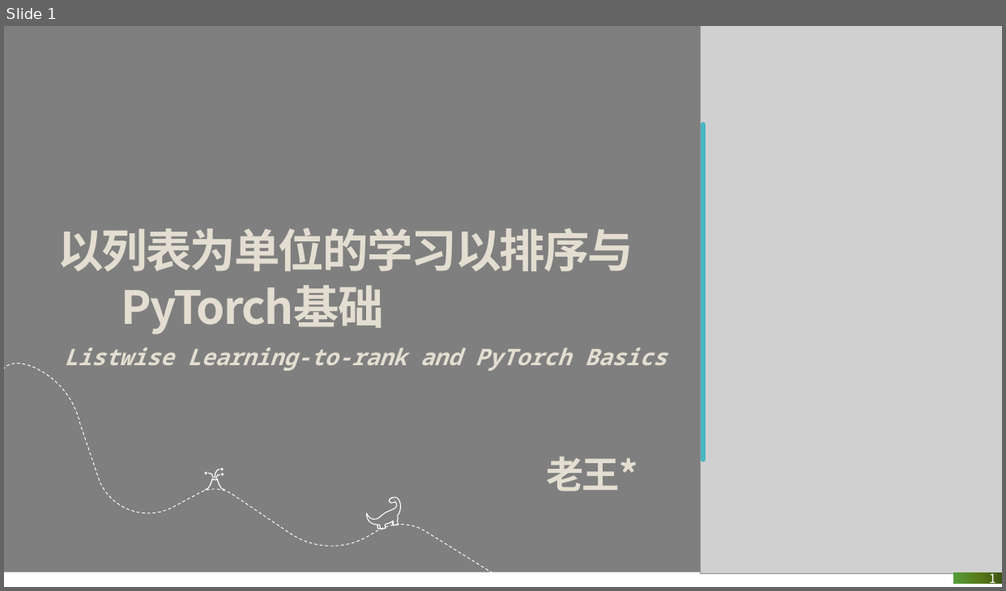
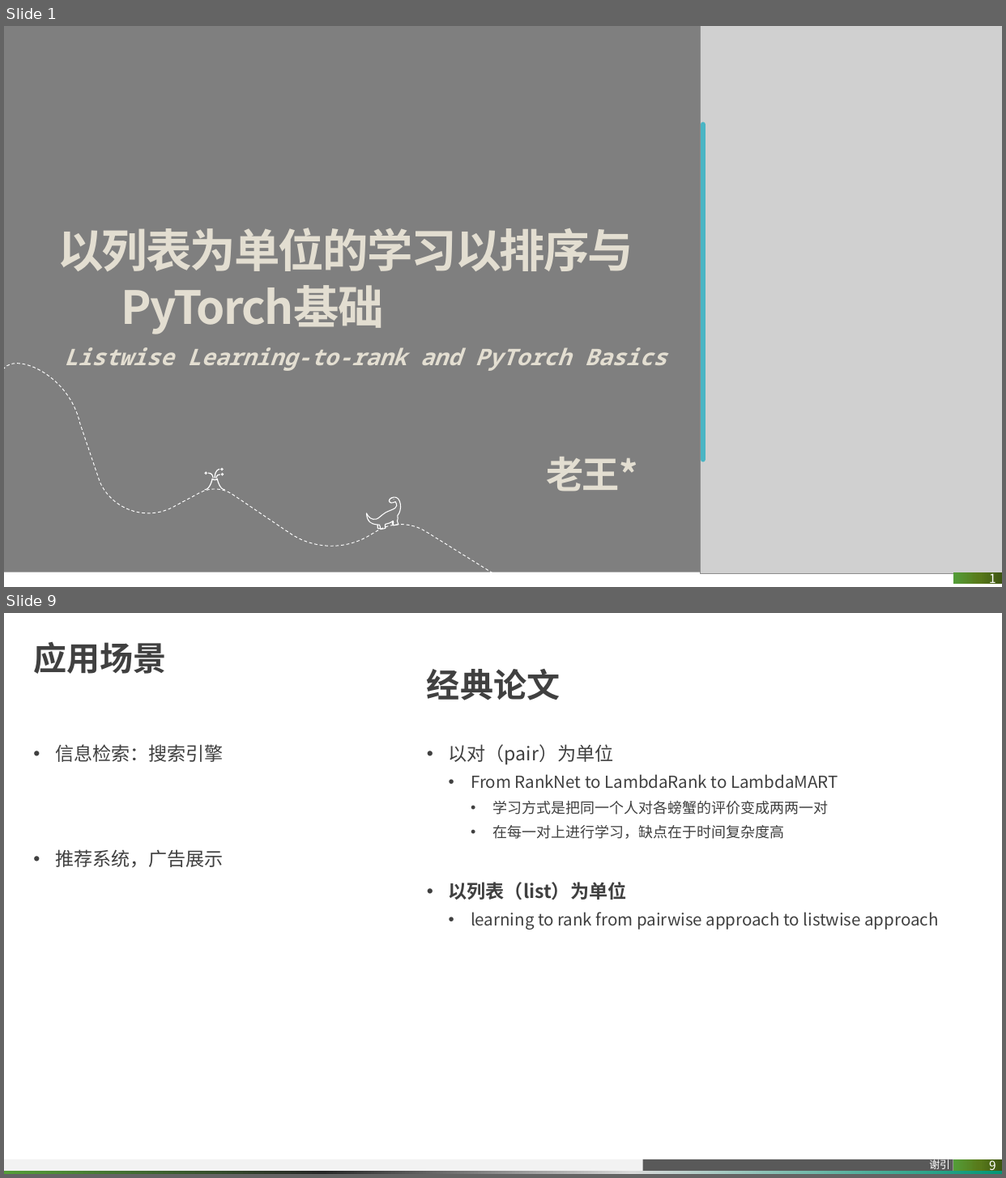
Before and after one commit to pitybea/l2r, a slide deck: rank.pptx. Shown one above the other, each under a label of ours: slide 1 before the commit, slides 1 and 9 after it; the slides between them are not shown. The pictures are 1006x591 and 1006x1178 pixels, drawn with LibreOffice and Linux fonts; fonts in the diff are those of the drawing; grey boxes stand for pictures; background and template pictures are left out. Boxes give left, top, right and bottom in pixels: in the first picture for what was removed or moved away, otherwise in the second. Text is boxed around its words. In the diff, an @@ line names an element or a change of style, - is before the commit and + after.

```diff
--- a/rank.pptx
+++ b/rank.pptx
@@ slide 9 added at (4,613,1002,1174), background #FFFFFF @@
@@ title added at (33,642,166,674), 32 pt, text #404040, bold @@
+应用场景
@@ text added at (427,669,560,700), 32 pt, text #404040, bold @@
+经典论文
@@ text added at (55,744,224,867), 18 pt, text #404040 @@
+• 信息检索：搜索引擎
+• 推荐系统，广告展示
@@ text added at (449,744,938,930), 16 pt, text #404040 @@
+• 以对（pair）为单位
+  • From RankNet to LambdaRank to LambdaMART
+    • 学习方式是把同一个人对各螃蟹的评价变成两两一对
+    • 在每一对上进行学习，缺点在于时间复杂度高
+• 以列表（list）为单位
+  • learning to rank from pairwise approach to listwise approach
@@ rectangle added at (4,1160,774,1171), fill #F2F2F2 @@
@@ rectangle added at (4,1171,1002,1174), fill gradient #029676 to #D9D9D9 to #262626 to #549E39 @@
@@ rectangle added at (642,1160,953,1171), fill #595959, 10 pt, text #FFFFFF @@
+谢引
@@ page number added at (953,1160,1002,1171), fill gradient #3F5612 to #597B1A to #549E39, 12 pt, text #FFFFFF @@
+9
```
Also in this commit, not shown: 3 slides changed, 10 other slides added, 8 slides removed, 1 other file.
